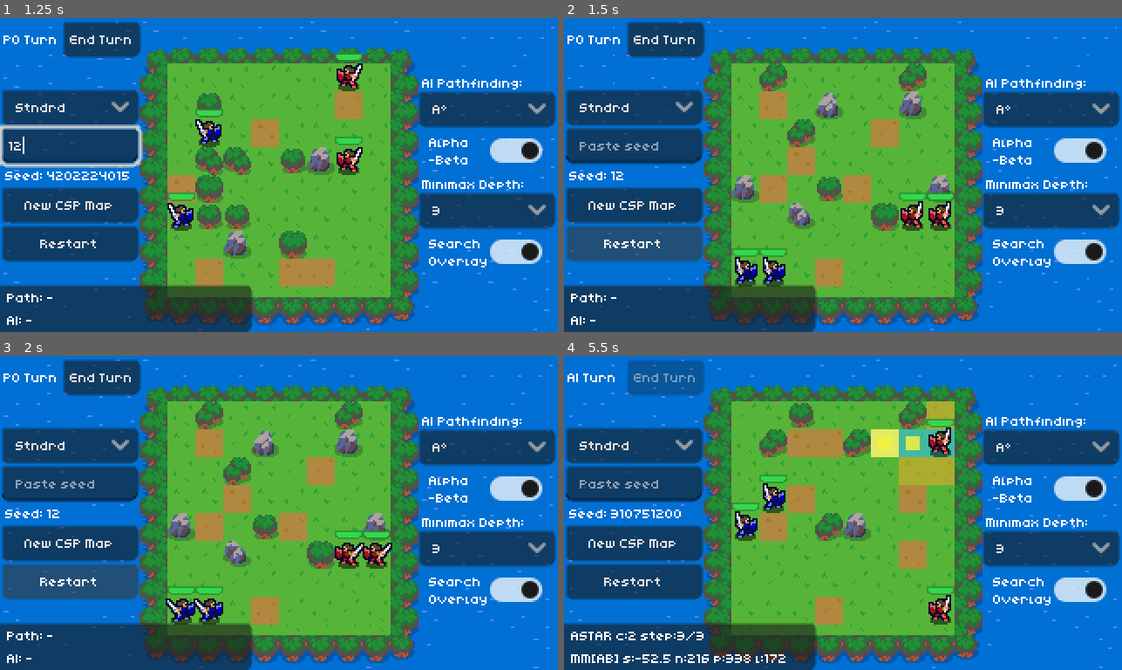
Above: before the commit, frames 1-4 (two rows, left to right).
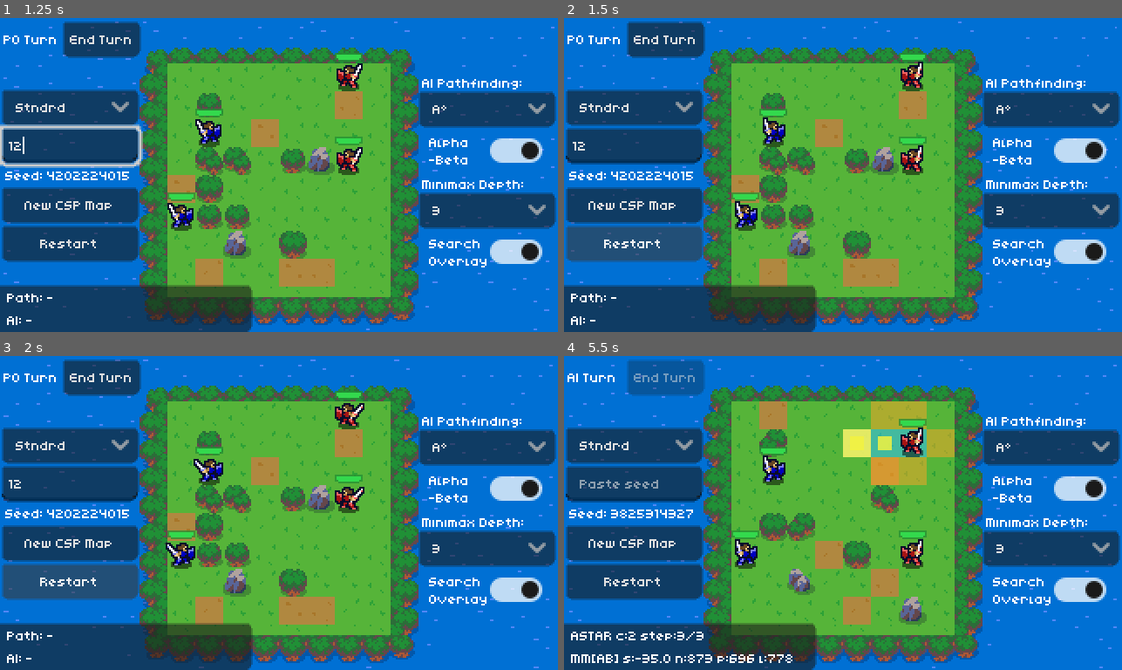
Above: after the commit, the same moments.

Repository: noor-shalaby/algo-knights
Game: Godot game, scene res://scenes/main.tscn
Two runs of this game, one before a commit and one after it. Both use one fixed random seed, a clock stepped at 60 frames per second and the inputs below.
Inputs (mouse positions are in pixels of both pictures, inside the frame that each line leads up to):
- Up to frame 1 (1.25 s): click (66, 146) at 0.52 s; type "12" at 0.6 s
- Up to frame 2 (1.5 s): click "Restart" at 1.25 s
- Up to frame 3 (2 s): no input
- Up to frame 4 (5.5 s): click "New CSP Map" at 2 s; click "New CSP Map" at 2.75 s; click "Restart" at 3.5 s; click "Restart" at 4.25 s; click "End Turn" at 5 s

Frame 1 is identical in both runs. In frame 2, 13% of the frame differs, in the area x 1-70%, y 11-86%; in frame 3, 13%; in frame 4, 14%, in the area x 10-70%, y 14-98%.

Commit message:
fix restart button generating new csp map

Diff:
--- a/scripts/view/main.gd
+++ b/scripts/view/main.gd
@@ -312,7 +312,7 @@
 			get_tree().create_timer(1.0).timeout.connect(func() -> void: if seed_label != null: seed_label.text = " Seed: %d" % _current_seed)
 
 func _on_restart_pressed() -> void:
-	_lock_seed_on_next_start = false
+	_lock_seed_on_next_start = true
 	_start_new_match()
 
 func _on_end_turn_pressed() -> void:
